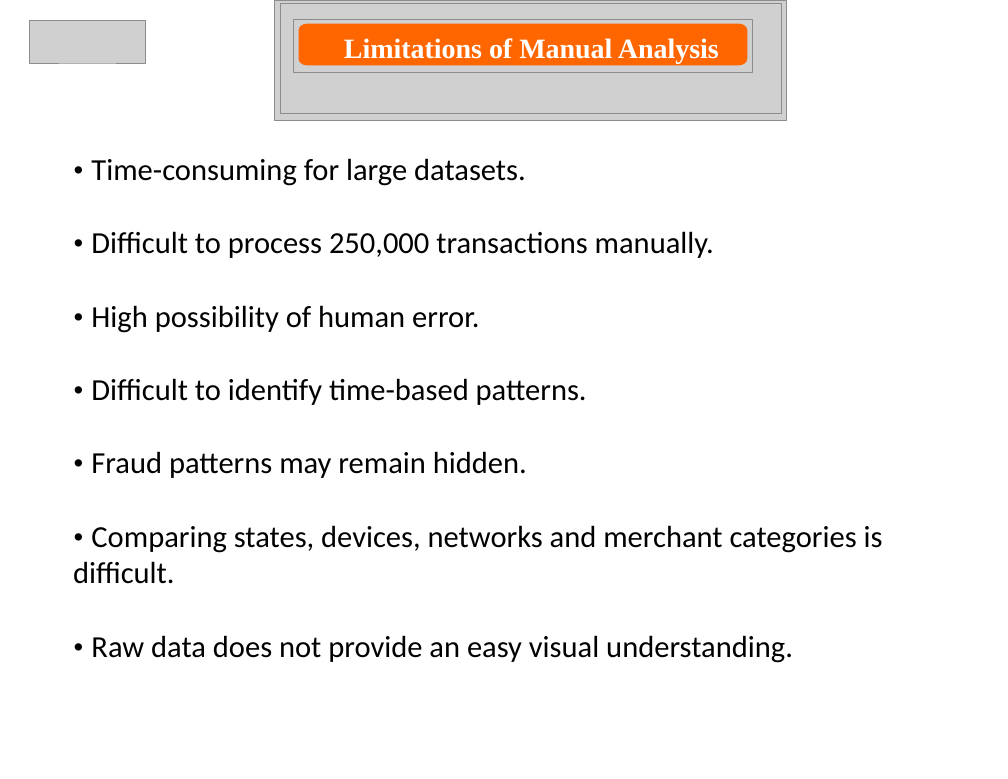
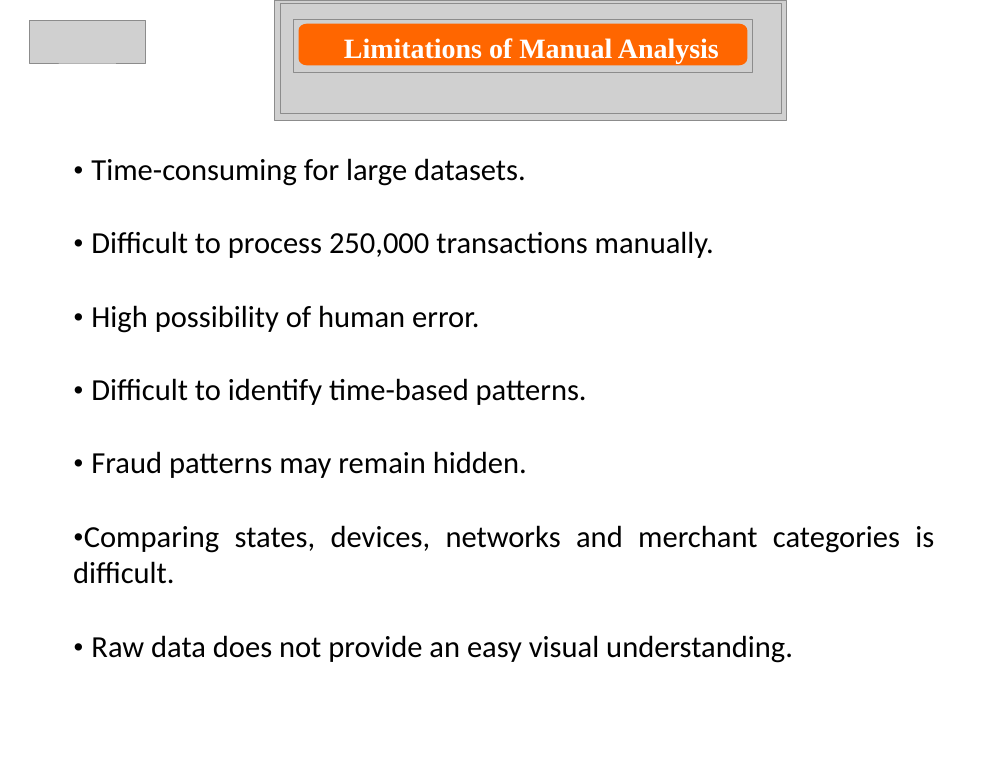
Before and after one commit to ManojReddyTetala/UPI-Transaction-Analysis, a slide deck: slide 6 of PPTs/REVIEW - 2.pptx. Drawn at 1008x779 pixels with LibreOffice and Linux fonts; fonts in the diff are those of the drawing; grey boxes stand for pictures. Boxes give left, top, right and bottom in pixels: in the first picture for what was removed or moved away, otherwise in the second. Text is boxed around its words. In the diff, an @@ line names an element or a change of style, - is before the commit and + after.

```diff
--- a/PPTs/REVIEW - 2.pptx
+++ b/PPTs/REVIEW - 2.pptx
@@ text at (91,158,793,663): alignment left to justified @@
@@ text at (73,525,934,584): text changed @@
-• Comparing states, devices, networks and merchant categories is difficult.
+•Comparing states, devices, networks and merchant categories is difficult.
```
Also in this commit, not shown: 8 other slides changed, 2 slides added, 3 slides removed, 20 other files.
